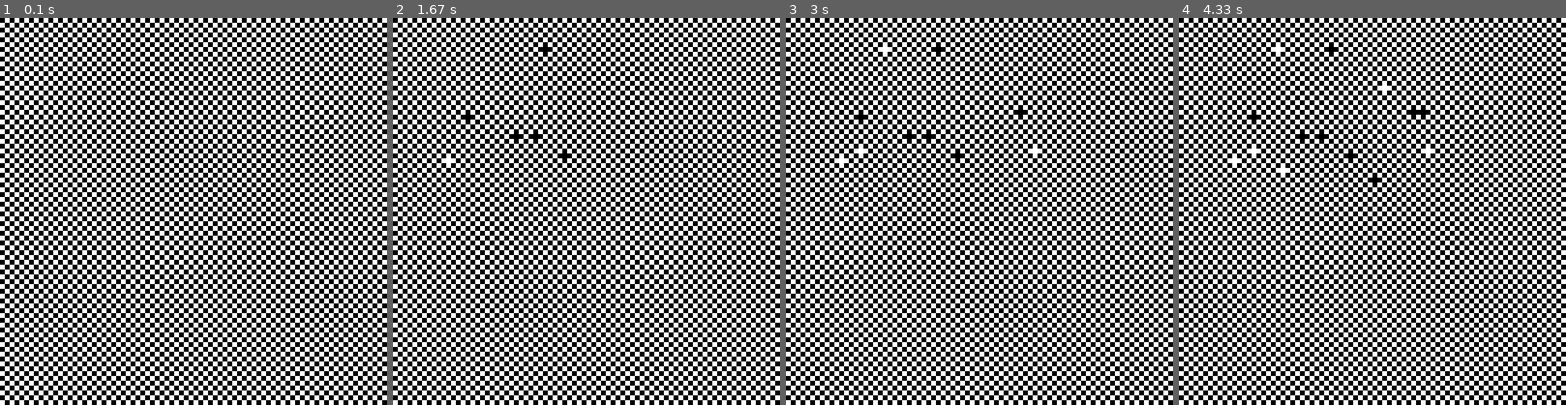
Above: before the commit, frames 1-4 (left to right).
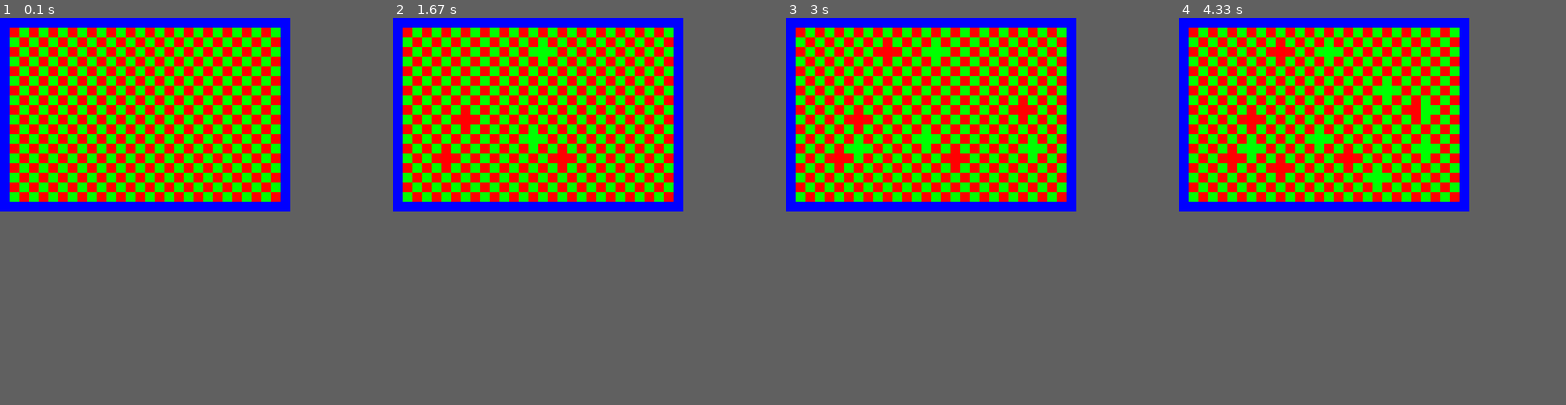
Above: after the commit, the same moments.

Repository: Name6672/python-testing
Game: pygame game, started from block colour grid.py
The game is run twice, just before and just after one commit, with the same random seed, the same clock (stepped at 60 frames per second) and the same inputs.
Inputs (mouse positions are in pixels of both pictures, inside the frame that each line leads up to):
- Up to frame 1 (0.1 s): no input
- Up to frame 2 (1.67 s): press the mouse at (470, 114) at 0.37 s; move the mouse to (516, 137) at 0.47 s; release the mouse at (567, 157) at 0.6 s; click (447, 161) at 0.72 s; click (543, 48) at 1.05 s; click (536, 137) at 1.38 s
- Up to frame 3 (3 s): click (882, 52) at 1.72 s; click (1022, 110) at 2.05 s; click (1033, 153) at 2.38 s; click (863, 149) at 2.72 s
- Up to frame 4 (4.33 s): click (1279, 172) at 3.05 s; click (1384, 87) at 3.38 s; click (1426, 110) at 3.72 s; click (1376, 180) at 4.05 s
The window is 800x800 before the commit and 600x400 after it. Grey fills any space a smaller window leaves; there, only what the larger window draws over its background counts as a difference.

The runs differ from the first frame. In frame 1, 69% of the frame differs, in the area x 0-100%, y 0-100%; in frame 2, 69%; in frame 3, 69%; in frame 4, 69%.

Commit message:
added borders

Diff:
--- a/block colour grid.py
+++ b/block colour grid.py
@@ -3,7 +3,7 @@
 import math
 
 #globals
-screen_size = width, height = (800,800)
+screen_size = width, height = (600,400)
 fps = 10000
 background_colour = 0x000000
 pygame.init()
@@ -36,27 +36,38 @@
 
 def main():
 
-  def colour_blocks(surf,grid:BlockGrid,blocksize,black_white:bool=False):
+  checker_colour_dict = {
+    True:(0,255,0),
+    False:(255,0,0)
+  }
+
+  def colour_blocks(surf,grid:BlockGrid,blocksize):
     hori_blocks,vert_blocks = grid.number_of_blocks()
     for col in range(vert_blocks):
       for block in range(int(hori_blocks/vert_blocks)):
         draw_area = pygame.Rect((blocksize*block,blocksize*col),(blocksize,blocksize))
         block_colour = (0,0,0)
-        if not black_white:
-          block_colour = grid.get_block(block,col)
-        elif grid.get_block(block,col):
-          block_colour = (255,255,255)
+        block_value = grid.get_block(block,col)
+        if type(block_value) == type(True):
+          block_colour = checker_colour_dict[block_value]
+        else:
+          block_colour = block_value
         pygame.draw.rect(surf,block_colour,draw_area)
 
   def make_checker_board(grid:BlockGrid):
-    hori_blocks,vert_blocks = grid.number_of_blocks()
+    total_blocks,vert_blocks = grid.number_of_blocks()
+    hori_blocks = int(total_blocks/vert_blocks)
     for col in range(vert_blocks):
-      for block in range(int(hori_blocks/vert_blocks)):
-        grid.set_block(block,col,utilities.is_even(col) ^ utilities.is_even(block))
+      for block in range(hori_blocks):
+        if utilities.is_border(block,col,hori_blocks,vert_blocks):
+          grid.set_block(block,col,(0,0,255))
+        else:
+          grid.set_block(block,col,utilities.is_even(col) ^ utilities.is_even(block))
 
 
 
-  block_size = 10
+
+  block_size = 20
   vertical_blocks = int(height/block_size)
   horizontal_blocks = int(width/block_size)
 
@@ -83,6 +94,8 @@
   mouse_down = False
 
   running = True
+  total_blocks,vert_blocks = colour_grid.number_of_blocks()
+  hori_blocks = int(total_blocks/vert_blocks)
   while running:
     screen.fill(background_colour)
     # utilities.text_to_screen(screen,'Hello, World!',(width/2,height/2),background=True)
@@ -93,7 +106,7 @@
         mouse_pos = pygame.mouse.get_pos()
         if mouse_down:
           pos = change_pix_to_pos(mouse_pos)
-          if colour_grid.get_block(pos[0],pos[1]) != set_to:
+          if colour_grid.get_block(pos[0],pos[1]) != set_to and not utilities.is_border(pos[0],pos[1],hori_blocks,vert_blocks):
             colour_grid.set_block(pos[0],pos[1],set_to)
       elif event.type == pygame.MOUSEBUTTONDOWN:
         if event.button == 1:
@@ -101,9 +114,11 @@
           print('mouse pos: ' + str(mouse_pos))
           print('pos: ' + str(pos))
           print('pix: ' + str(change_pos_to_pix(pos)))
+          print(f'')
           set_to = not colour_grid.get_block(pos[0],pos[1])
           mouse_down = True
-          colour_grid.set_block(pos[0],pos[1],set_to)
+          if not utilities.is_border(pos[0],pos[1],hori_blocks,vert_blocks):
+            colour_grid.set_block(pos[0],pos[1],set_to)
       elif event.type == pygame.MOUSEBUTTONUP:
         if event.button == 1:
           mouse_down = False
@@ -111,7 +126,7 @@
       elif event.type == pygame.QUIT:
         pygame.quit()
 
-    colour_blocks(screen,colour_grid,block_size,True)
+    colour_blocks(screen,colour_grid,block_size)
 
     pygame.display.flip()
     pygame.display.update()
--- a/output.txt
+++ b/output.txt
@@ -1 +1 @@
-||f||||i||||l||||e|||| ||||t||||e||||s||||t|||| ||||#|||| ||||2||
+||m||||y|||| ||||c||||u||||t||||s|||| ||||n||||u|||| ||||h||||u||||r||||t|||| ||||a||||n||||y||||m||||o||||r||||e|||| ||||(||||k||||i||||n||||d||||a|||| ||||s||||a||||d||||-||||)|||| ||||u||||h||||h||||h|||| ||||i||||s|||| ||||t||||h||||i||||s|||| ||||a||||n||||n||||o||||y||||i||||n||||g|||| ||||t||||o|||| ||||r||||e||||a||||d|||| ||||b||||t||||w||||?|||| ||||i|||| ||||d||||o|||| ||||i||||t|||| ||||w||||h||||e||||n|||| ||||i|||| ||||m||||e||||n||||t||||i||||o||||n|||| ||||s||||h|||| ||||c||||u||||s|||| ||||i|||| ||||k||||n||||o||||w|||| ||||p||||e||||o||||p||||l||||e|||| ||||c||||a||||n|||| ||||a||||c||||c||||i||||d||||e||||n||||t||||a||||l||||l||||y|||| ||||r||||e||||a||||d|||| ||||s||||t||||u||||f||||f||
--- a/utilities.py
+++ b/utilities.py
@@ -3,6 +3,9 @@
 from pymunk.vec2d import Vec2d
 
 #-------------------------------Utilities-------------------------------
+
+def is_border(x,y,x_max,y_max):
+  return (y == 0 or x == 0 or y == (y_max - 1) or x == (x_max - 1))
 
 def text_to_screen(screen, text, pos, size = 30, color = (255, 255, 255), font = 'timesnewroman',background = False):
   """
